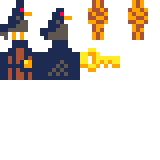
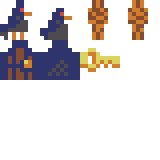
Layer changes from the first 160 × 160 image to the second:
painted on "Background" over (0, 0, 148, 80)
